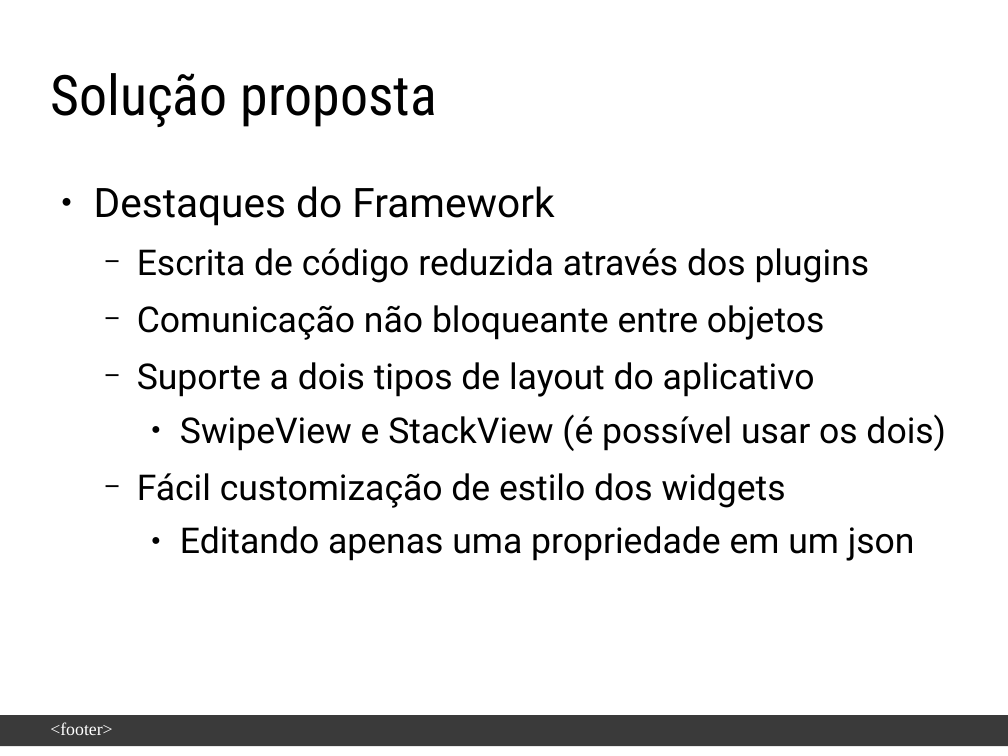
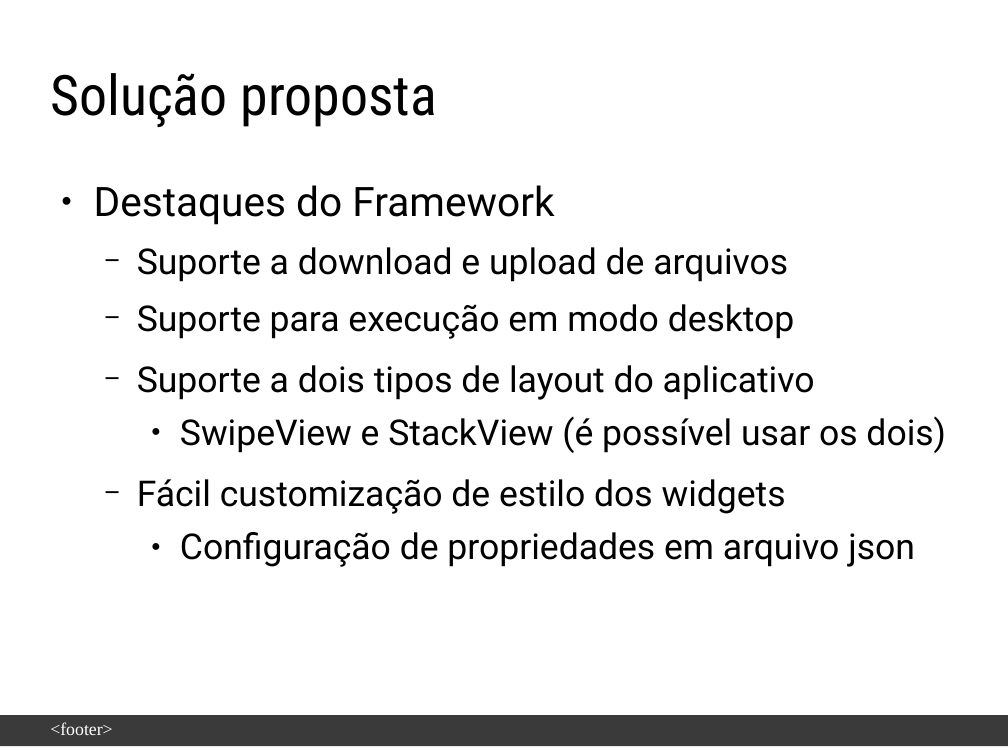
Before and after one commit to enoquesantos/tcc-latex, a slide deck: slide 7 of slide-defesa/Apresentação-EnoqueJoseneas.odp (slide 8 before the commit). Drawn at 1008x756 pixels with LibreOffice and Linux fonts; fonts in the diff are those of the drawing; background and template pictures are left out. Boxes give left, top, right and bottom in pixels: in the first picture for what was removed or moved away, otherwise in the second. Text is boxed around its words. In the diff, an @@ line names an element or a change of style, - is before the commit and + after.

```diff
--- a/slide-defesa/Apresentação-EnoqueJoseneas.odp
+++ b/slide-defesa/Apresentação-EnoqueJoseneas.odp
@@ text at (137,247,795,339): text changed @@
-  − Escrita de código reduzida através dos plugins
-  − Comunicação não bloqueante entre objetos
+  − Suporte a download e upload de arquivos
+  − Suporte para execução em modo desktop
@@ text at (137,365,815,514): more space between paragraphs @@
@@ text at (180,532,915,567): text changed @@
-    ● Editando apenas uma propriedade em um json
+    ● Configuração de propriedades em arquivo json
```
Also in this commit, not shown: 6 other slides changed, 1 slide added, 2 slides removed, 2 other files.
